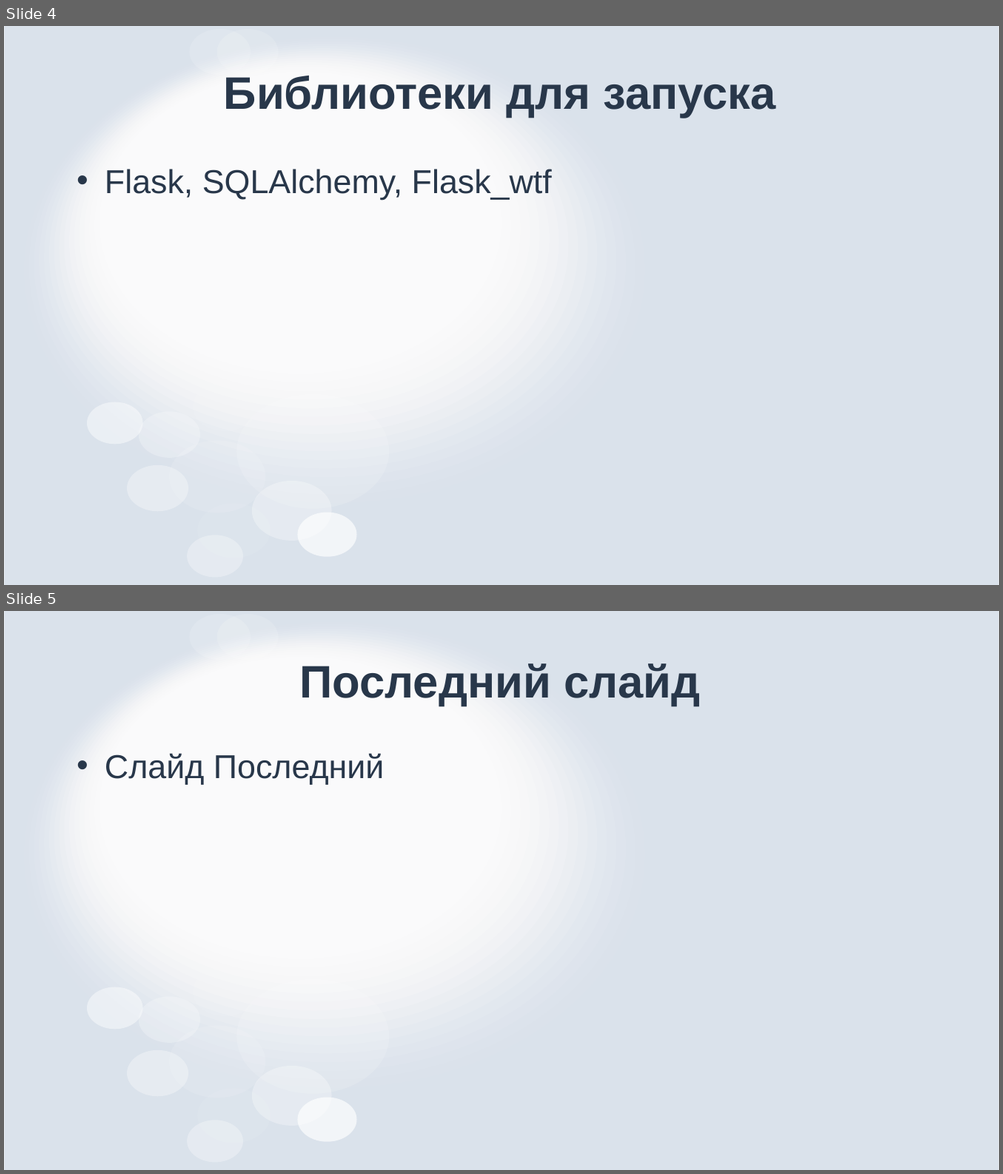
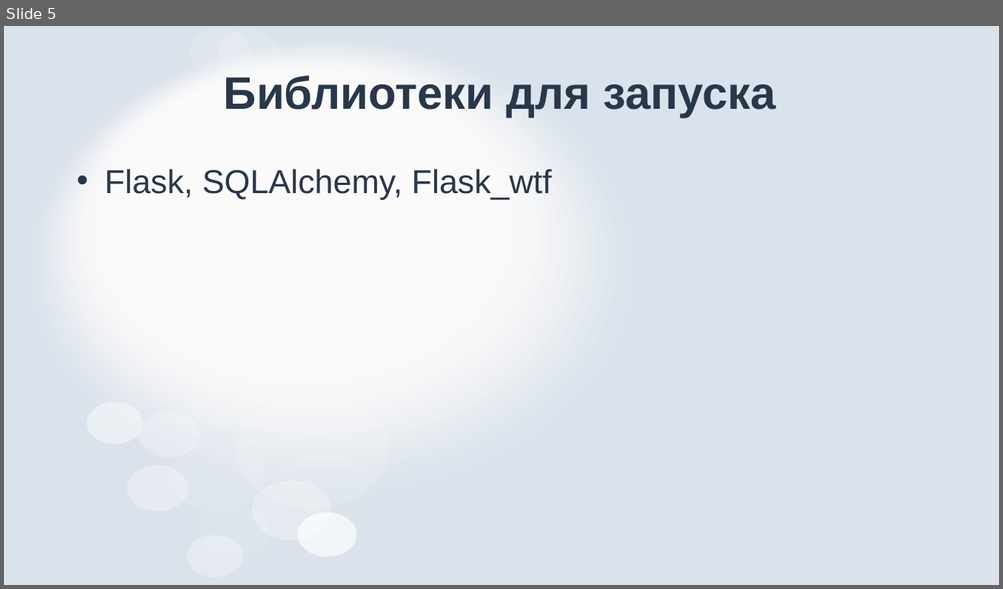
Before and after one commit to RealHeb/MyPlantsOnline, a slide deck: MyPlantsOnline_thePresentation.pptx. Shown one above the other, each under a label of ours: slides 4 and 5 before the commit, slide 5 after it. The pictures are 1003x1174 and 1003x589 pixels, drawn with LibreOffice and Linux fonts; fonts in the diff are those of the drawing. Boxes give left, top, right and bottom in pixels: in the first picture for what was removed or moved away, otherwise in the second. Text is boxed around its words. In the diff, an @@ line names an element or a change of style, - is before the commit and + after.

```diff
--- a/MyPlantsOnline_thePresentation.pptx
+++ b/MyPlantsOnline_thePresentation.pptx
@@ slide 5 removed at (4,611,999,1170), background #FFFFFF; not listed: 31 template elements that a slide beside it also shows @@
@@ title removed at (299,664,700,706) @@
-Последний слайд
@@ text removed at (105,753,384,785) @@
-• Слайд Последний
@@ what was slide 4 is now slide 5 @@
```
Also in this commit, not shown: 1 slide added.
